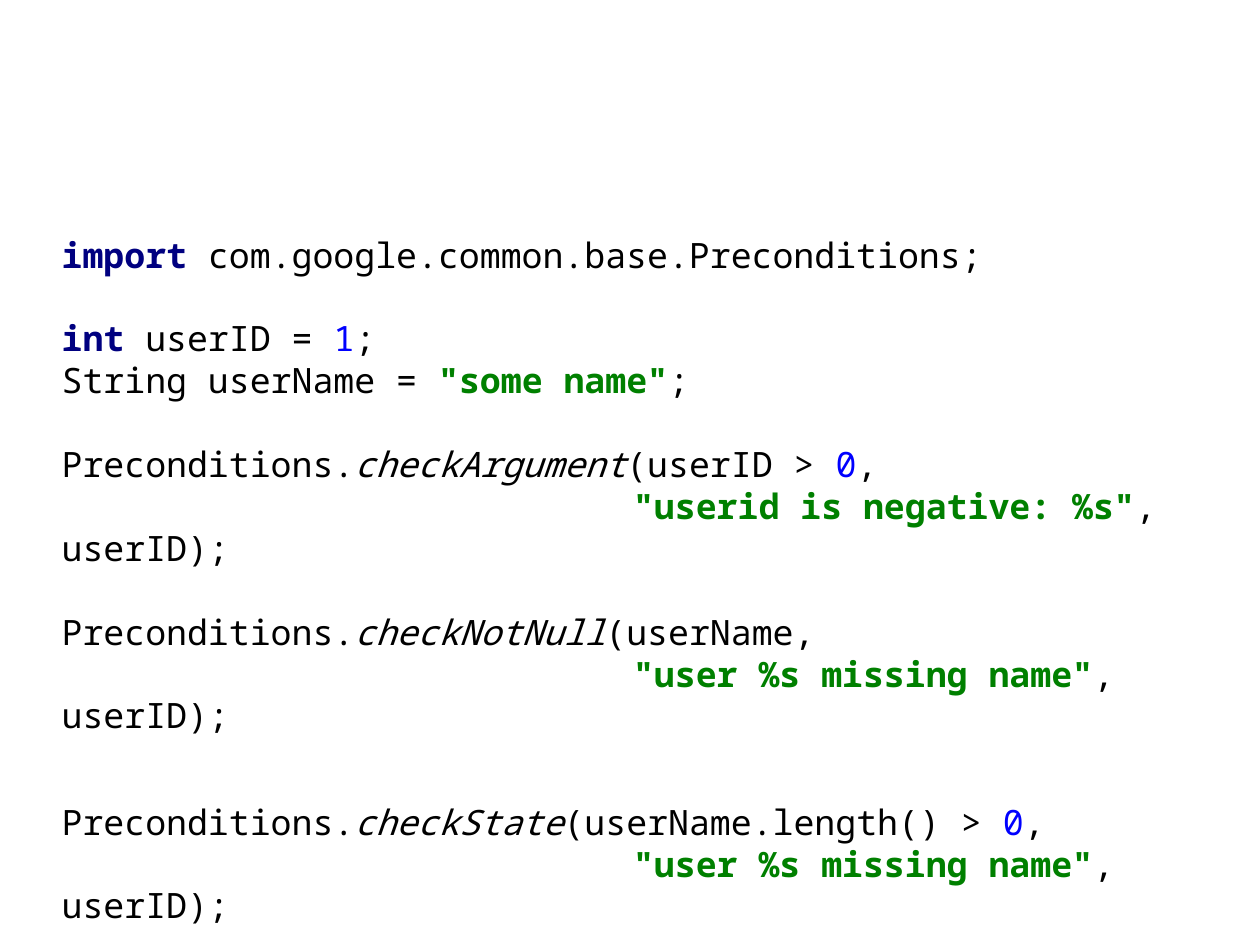
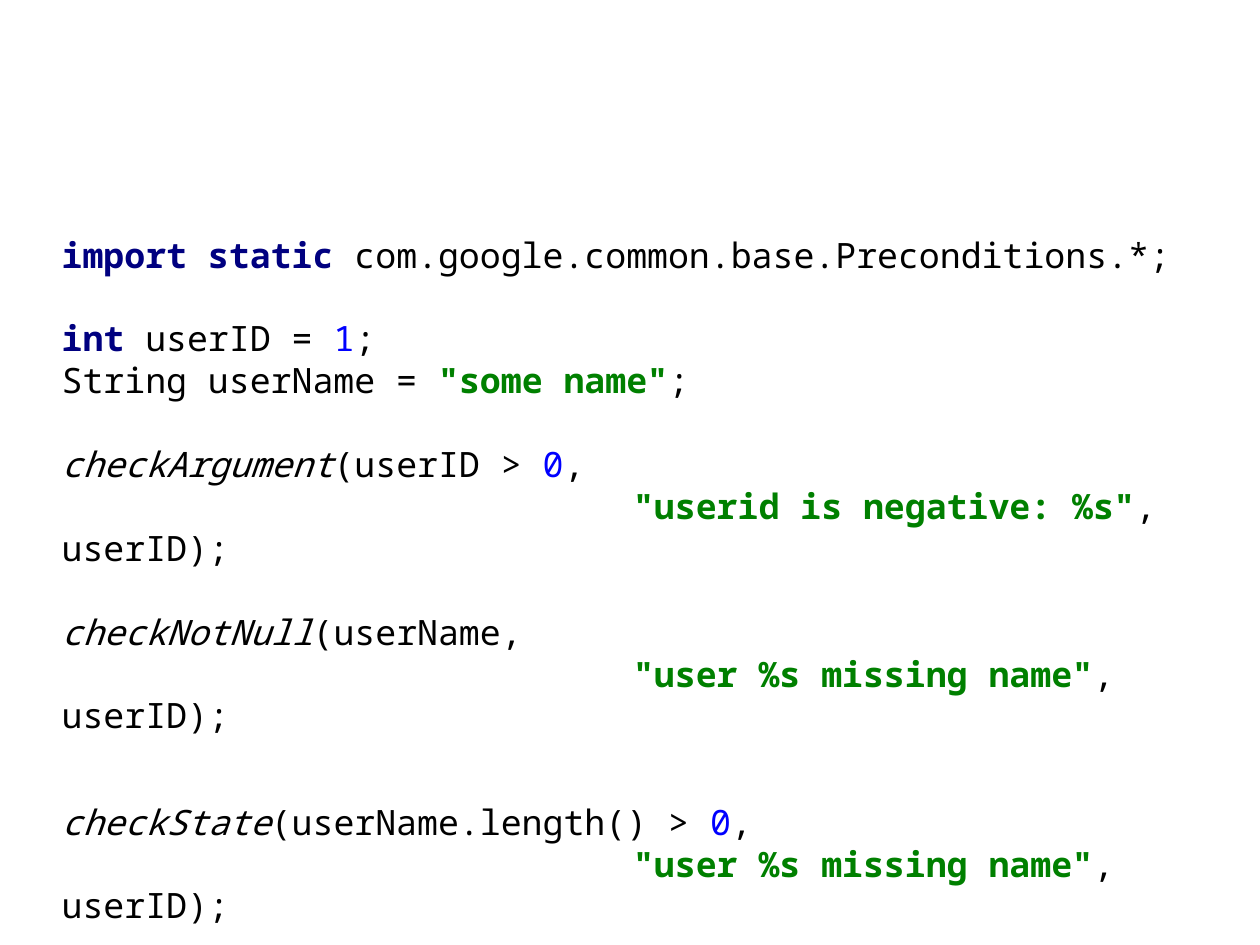
Before and after one commit to HamletDRC/presentations, a slide deck: slide 52 of javaboilerplatebusters/BoilerPlateBusters_33rdDegree.odp (slide 54 before the commit). Drawn at 1260x945 pixels with LibreOffice and Linux fonts; fonts in the diff are those of the drawing; background and template pictures are left out. Boxes give left, top, right and bottom in pixels: in the first picture for what was removed or moved away, otherwise in the second. Text is boxed around its words. In the diff, an @@ line names an element or a change of style, - is before the commit and + after.

```diff
--- a/javaboilerplatebusters/BoilerPlateBusters_33rdDegree.odp
+++ b/javaboilerplatebusters/BoilerPlateBusters_33rdDegree.odp
@@ subtitle at <box>62,241,1170,277</box>: text changed @@
-import com.google.common.base.Preconditions;
+import static com.google.common.base.Preconditions.*;
@@ subtitle at <box>62,450,585,486</box>: text changed; italic on @@
-Preconditions.checkArgument(userID > 0,
+checkArgument(userID > 0,
@@ subtitle at <box>62,618,814,651</box>: text changed; italic on @@
-Preconditions.checkNotNull(userName,
+checkNotNull(userName,
@@ subtitle at <box>62,808,1115,886</box>: text changed @@
-Preconditions.checkState(userName.length() > 0,
-"user %s missing name", userID);
+checkState(userName.length() > 0,
+"user %s missing name", userID);
```
Also in this commit, not shown: 29 other slides changed, 1 slide added, 2 slides removed.
